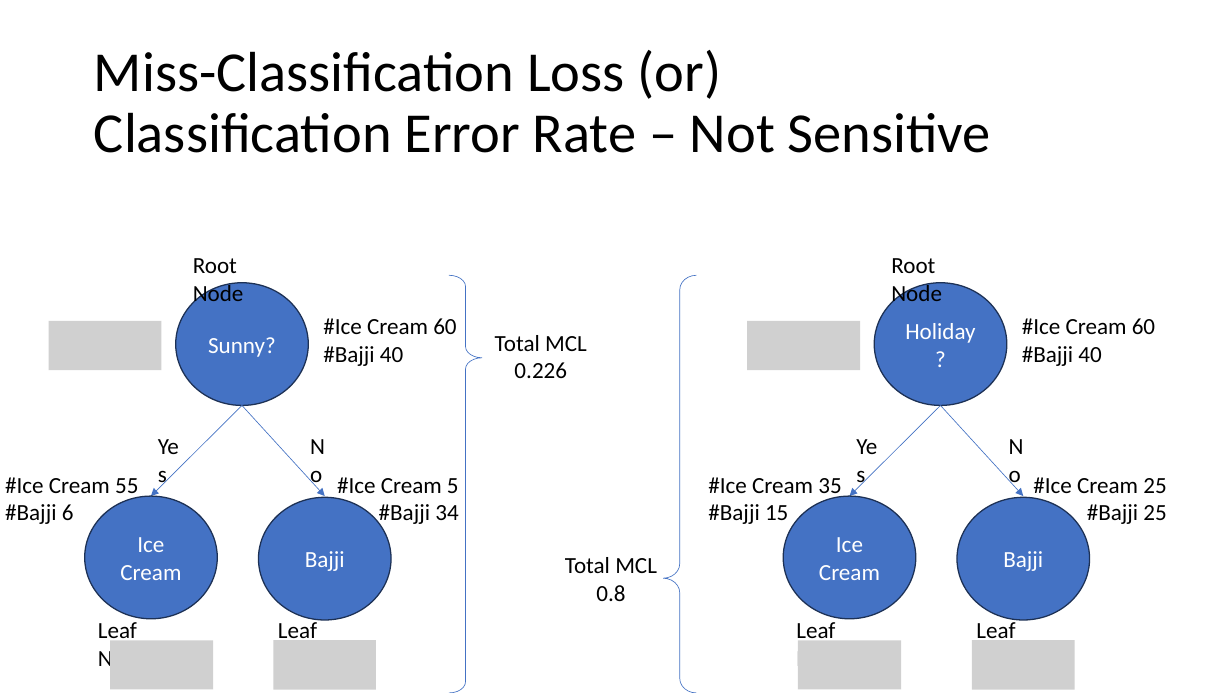
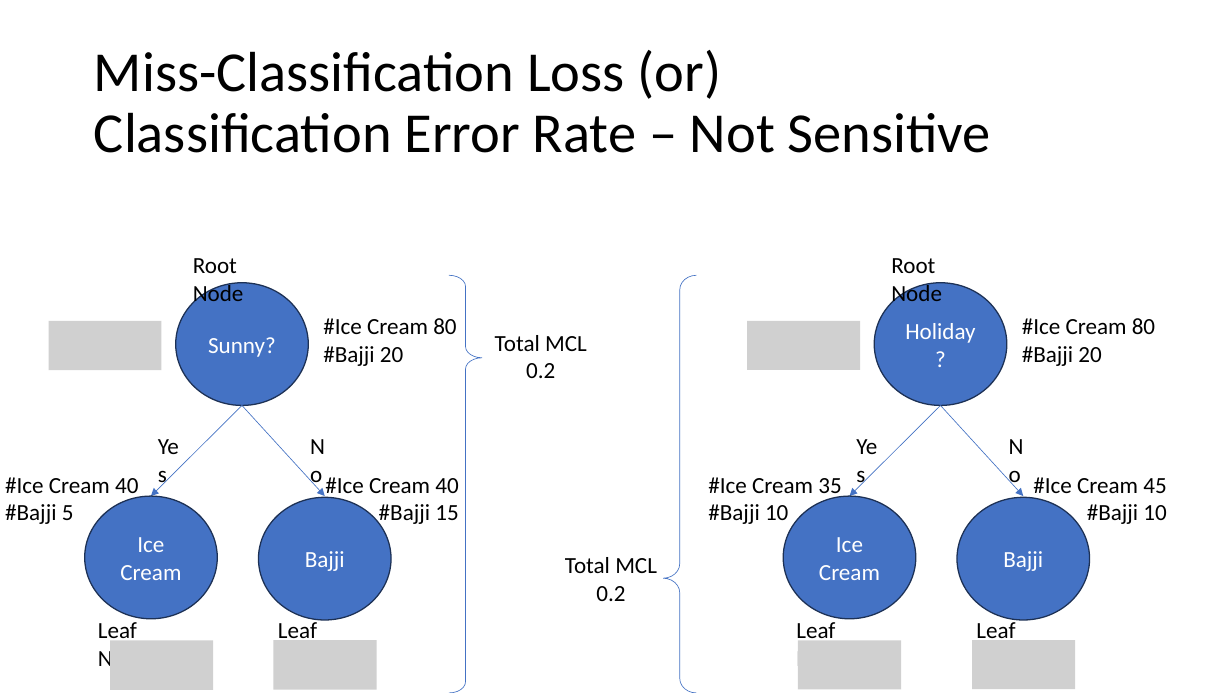
Before and after one commit to meenakshsundaram/AIML, a slide deck: slide 22 of DecisionTrees/DecisionTrees.pptx. Drawn at 1232x693 pixels with LibreOffice and Linux fonts; fonts in the diff are those of the drawing; grey boxes stand for pictures. Boxes give left, top, right and bottom in pixels: in the first picture for what was removed or moved away, otherwise in the second. Text is boxed around its words. In the diff, an @@ line names an element or a change of style, - is before the commit and + after.

Commit message:
Add Why Misclassification Error is not sensitive

```diff
--- a/DecisionTrees/DecisionTrees.pptx
+++ b/DecisionTrees/DecisionTrees.pptx
@@ text at <box>323,318,456,366</box>: text changed @@
-#Ice Cream 60
-#Bajji 40
+#Ice Cream 80
+#Bajji 20
@@ text at <box>1022,318,1155,366</box>: text changed @@
-#Ice Cream 60
-#Bajji 40
+#Ice Cream 80
+#Bajji 20
@@ text at <box>526,363,555,378</box>: text changed @@
-0.226
+0.2
@@ text at <box>5,477,138,524</box>: text changed @@
-#Ice Cream 55
-#Bajji 6
+#Ice Cream 40
+#Bajji 5
@@ text at <box>325,477,458,527</box>: text changed @@
-#Ice Cream 5
-#Bajji 34
+#Ice Cream 40
+#Bajji 15
@@ text at <box>1033,477,1166,524</box>: text changed @@
-#Ice Cream 25
-#Bajji 25
+#Ice Cream 45
+#Bajji 10
@@ text at <box>708,504,788,524</box>: text changed @@
-#Bajji 15
+#Bajji 10
@@ text at <box>596,586,625,601</box>: text changed @@
-0.8
+0.2
```
